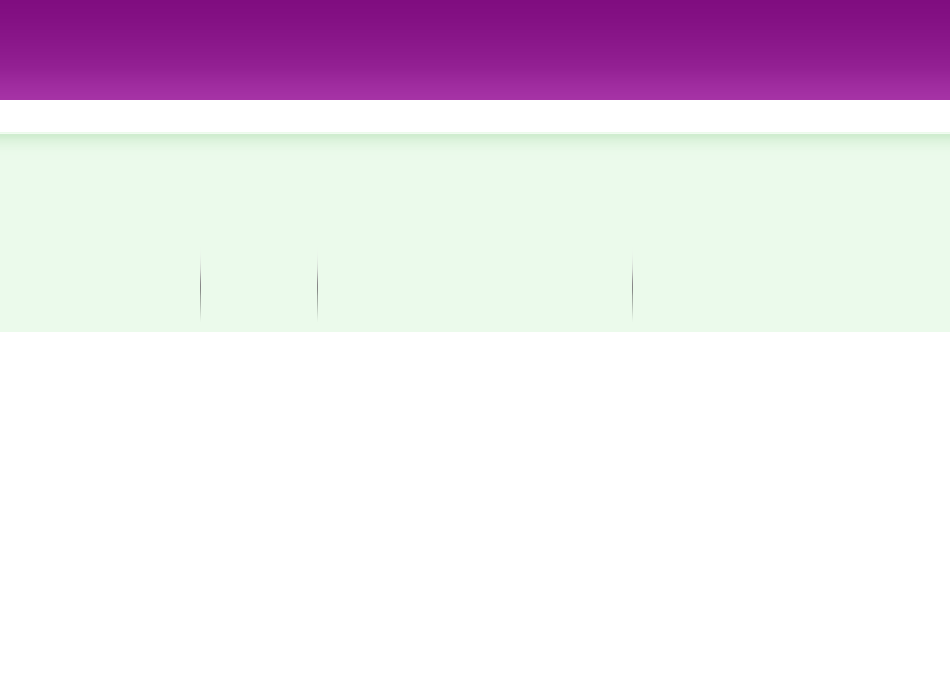
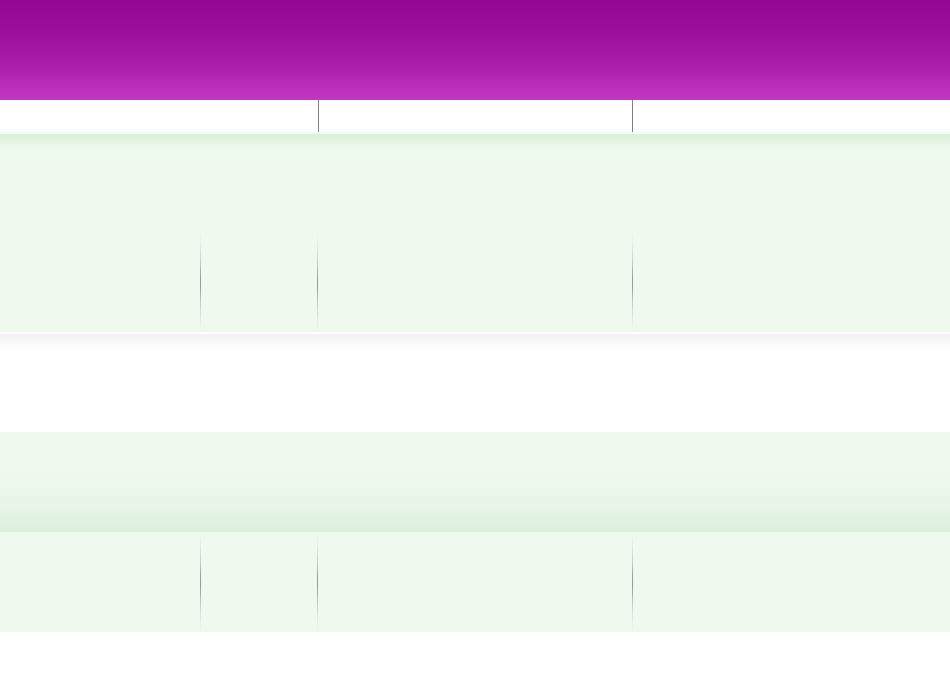
Before/after of a 950px x 696px layered artwork. What changed in the layer stack:
added layer "navbar stroke" (multiply) above "navbar button" over bbox(318, 100, 633, 132)
added layer "navbar button" (screen) above "navbar active" over bbox(318, 100, 633, 132)
painted on "header" over bbox(0, 0, 950, 100)
painted on "header widgets" over bbox(0, 132, 950, 232)
painted on "header boxes" over bbox(0, 232, 950, 332)
painted on "footer widgets" over bbox(0, 432, 950, 532)
painted on "footer boxes" over bbox(0, 532, 950, 632)
